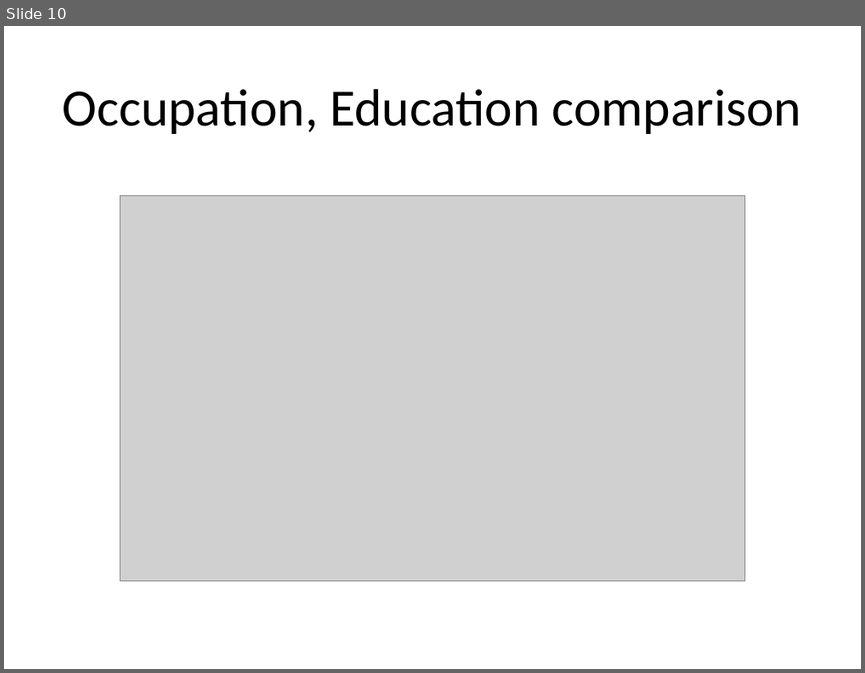
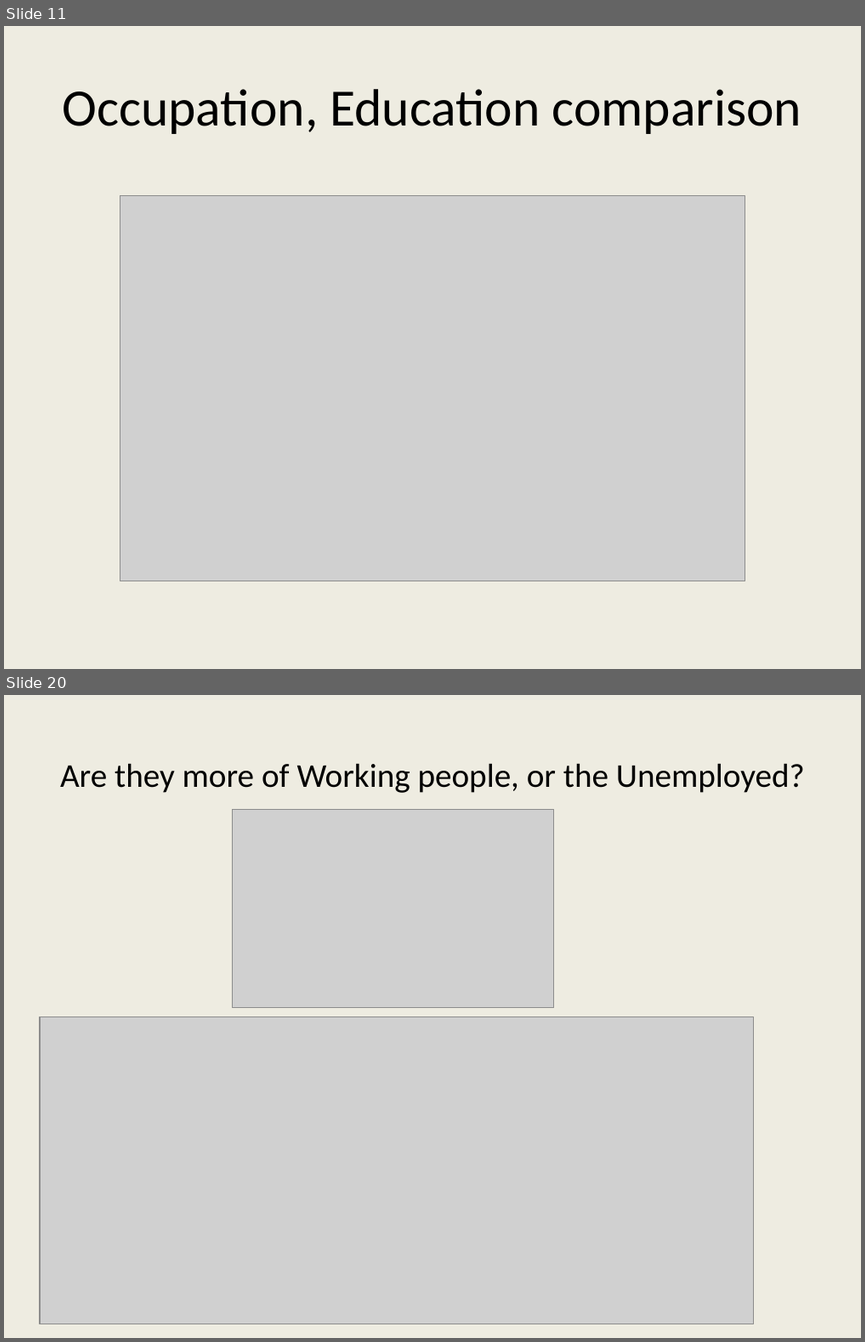
Before and after one commit to ishgupta/National-Longitudinal-Mortality-Study-, a slide deck: output/Suicidal Catalysts.pptx. Shown one above the other, each under a label of ours: slide 10 before the commit, slides 11 and 20 after it; the slides between them are not shown. The pictures are 865x673 and 865x1342 pixels, drawn with LibreOffice and Linux fonts; fonts in the diff are those of the drawing; grey boxes stand for pictures. Boxes give left, top, right and bottom in pixels: in the first picture for what was removed or moved away, otherwise in the second. Text is boxed around its words. In the diff, an @@ line names an element or a change of style, - is before the commit and + after.

```diff
--- a/output/Suicidal Catalysts.pptx
+++ b/output/Suicidal Catalysts.pptx
@@ slide 20 added at box(4, 695, 861, 1338), background #EEECE1 @@
@@ title added at box(60, 763, 805, 793), 28 pt, text #000000 @@
+Are they more of Working people, or the Unemployed?
@@ picture added at box(233, 809, 554, 1007) @@
@@ picture added at box(40, 1017, 754, 1324) @@
@@ what was slide 10 is now slide 11 @@
@@ slide 11 changed as well @@
@@ background #FFFFFF to #EEECE1 @@
```
Also in this commit, not shown: 7 other slides changed, 15 other slides added, 3 slides removed, 1 other file.
